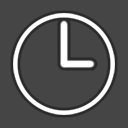
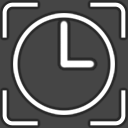
Layers edited between the first and the second 128 × 128 image:
showed "Rectangle 1" over box(2, 2, 126, 126)
